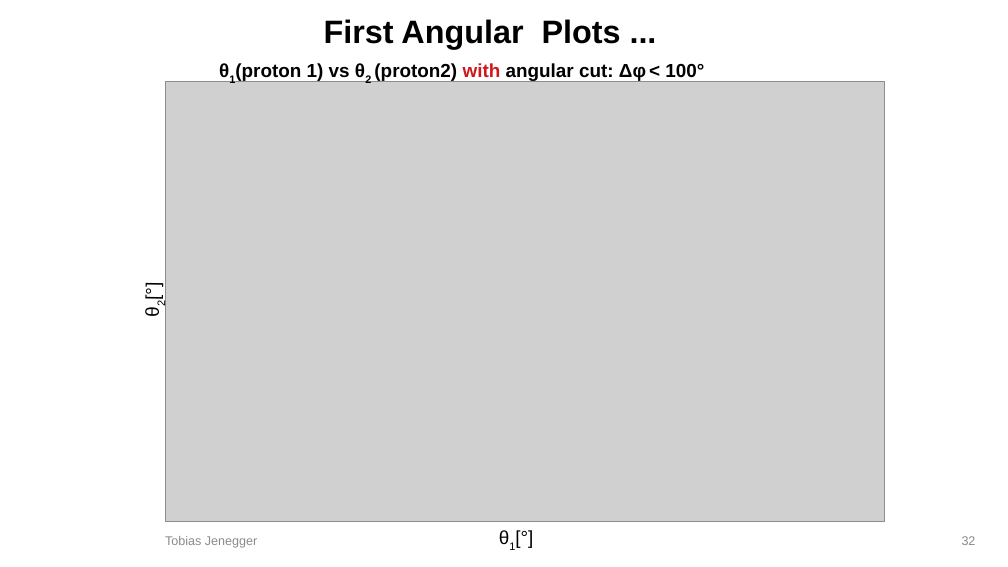
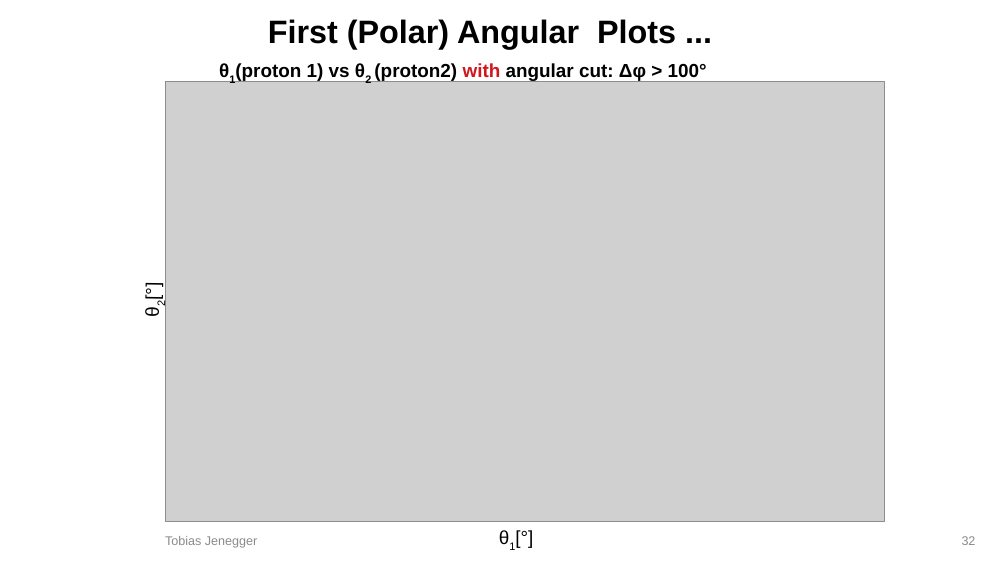
Before and after one commit to jenegger/2021_psi_pres, a slide deck: slide 32 of analysis.odp. Drawn at 1008x567 pixels with LibreOffice and Linux fonts; fonts in the diff are those of the drawing; grey boxes stand for pictures; background and template pictures are left out. Boxes give left, top, right and bottom in pixels: in the first picture for what was removed or moved away, otherwise in the second. Text is boxed around its words. In the diff, an @@ line names an element or a change of style, - is before the commit and + after.

Commit message:
only src plots to be added

```diff
--- a/analysis.odp
+++ b/analysis.odp
@@ title at (x1=268, y1=19, x2=676, y2=49): text changed @@
-First Angular Plots ...
+First (Polar) Angular Plots ...
@@ text at (x1=235, y1=63, x2=707, y2=81): text changed @@
-θ1(proton 1) vs θ2 (proton2) with angular cut: Δφ < 100°
+θ1(proton 1) vs θ2 (proton2) with angular cut: Δφ > 100°
```
Also in this commit, not shown: 10 other slides changed, 1 slide added, 1 slide removed, 2 other files.
